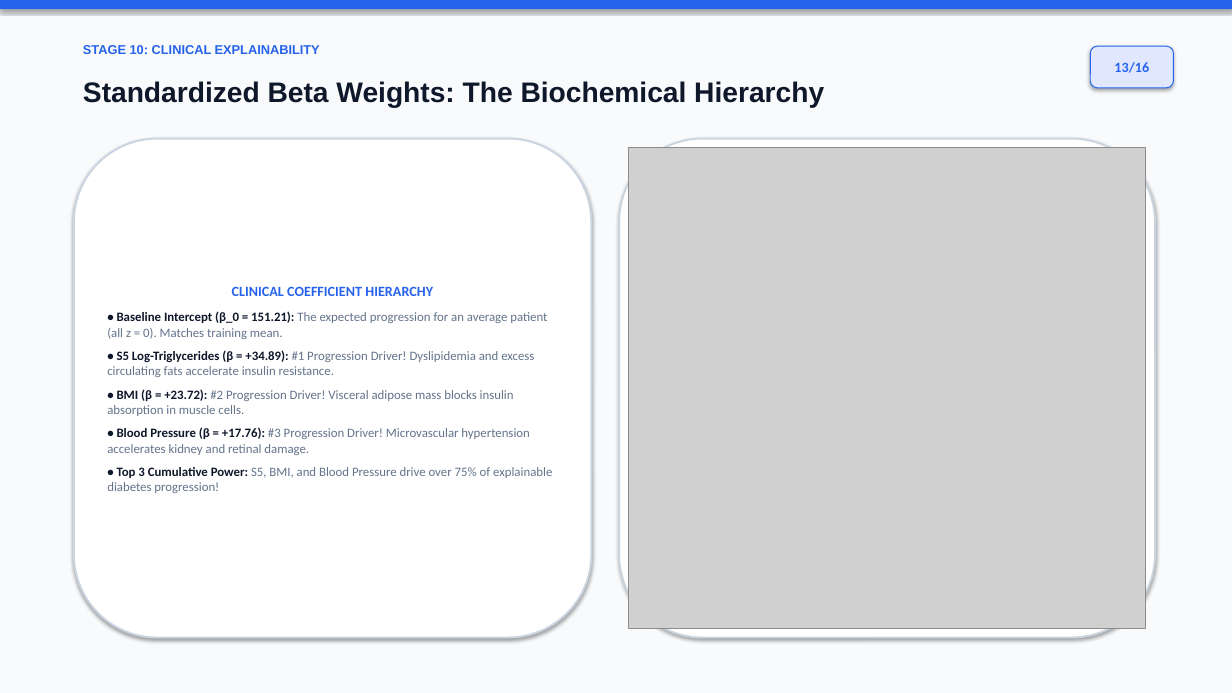
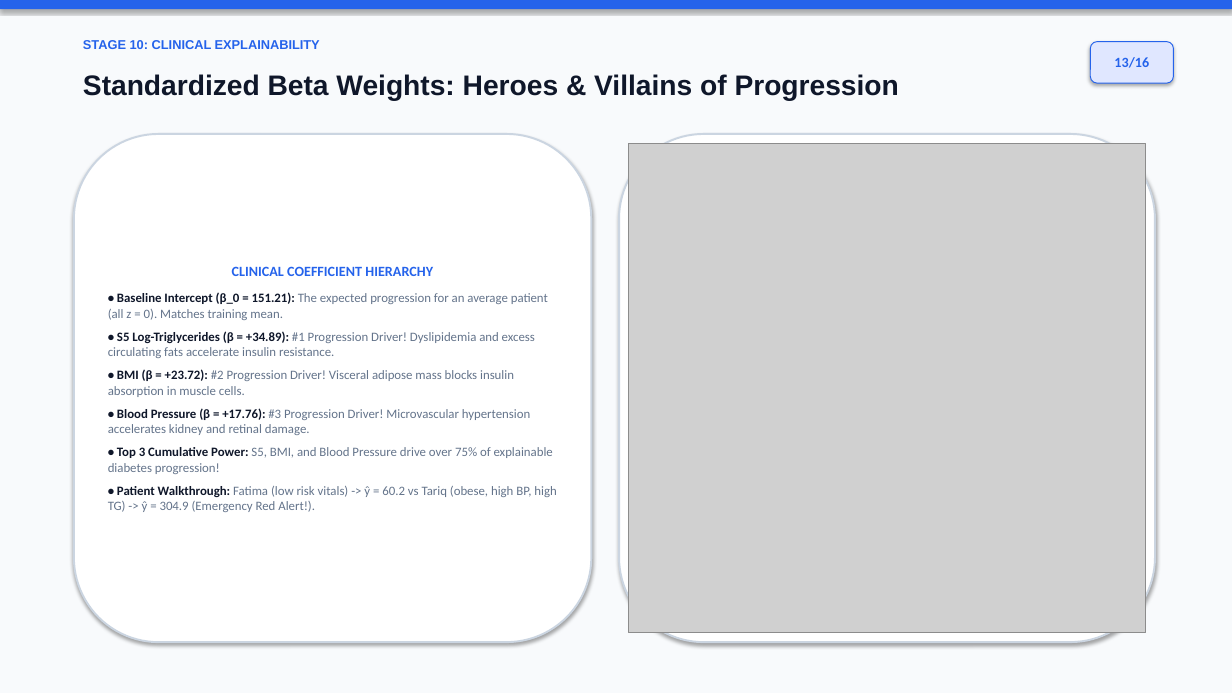
Before and after one commit to darrehanrasool/Lab, a slide deck: slide 13 of 4 Diabetes Progression Prediction/Diabetes_Progression_Conference_Presentation.pptx. Drawn at 1232x693 pixels with LibreOffice and Linux fonts; fonts in the diff are those of the drawing; grey boxes stand for pictures. Boxes give left, top, right and bottom in pixels: in the first picture for what was removed or moved away, otherwise in the second. Text is boxed around its words. In the diff, an @@ line names an element or a change of style, - is before the commit and + after.

```diff
--- a/4 Diabetes Progression Prediction/Diabetes_Progression_Conference_Presentation.pptx
+++ b/4 Diabetes Progression Prediction/Diabetes_Progression_Conference_Presentation.pptx
@@ text "STAGE 10: CLINICAL EXPLAINABILITY" moved from (x1=83, y1=45, x2=320, y2=54) to (x1=83, y1=40, x2=320, y2=49) @@
@@ rounded rectangle "13/16" moved from (x1=1091, y1=46, x2=1174, y2=88) to (x1=1091, y1=42, x2=1174, y2=83) @@
@@ text at (x1=83, y1=74, x2=899, y2=101): text changed @@
-Standardized Beta Weights: The Biochemical Hierarchy
+Standardized Beta Weights: Heroes & Villains of Progression
@@ rounded rectangle "CLINICAL COEFFICIENT HIERARCHY" resized from (x1=74, y1=139, x2=592, y2=638) to (x1=74, y1=134, x2=592, y2=642) @@
@@ rounded rectangle resized from (x1=619, y1=139, x2=1155, y2=638) to (x1=619, y1=134, x2=1155, y2=642) @@
@@ picture resized from (x1=628, y1=148, x2=1146, y2=628) to (x1=628, y1=143, x2=1146, y2=633) @@
@@ text in rounded rectangle at (x1=108, y1=486, x2=556, y2=512): paragraph added @@
+• Patient Walkthrough: Fatima (low risk vitals) -> ŷ = 60.2 vs Tariq (obese, high BP, high TG) -> ŷ = 304.9 (Emergency Red Alert!).
```
Also in this commit, not shown: 14 other slides changed, 1 slide added, 1 slide removed, 1 other file.
